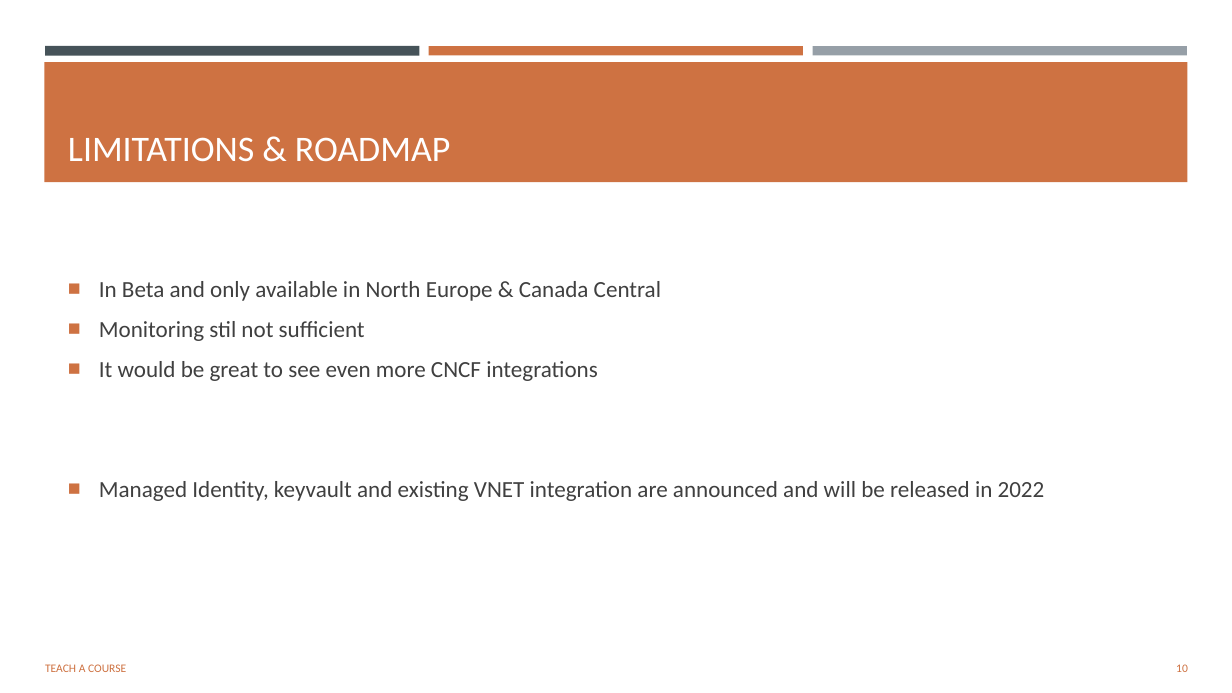
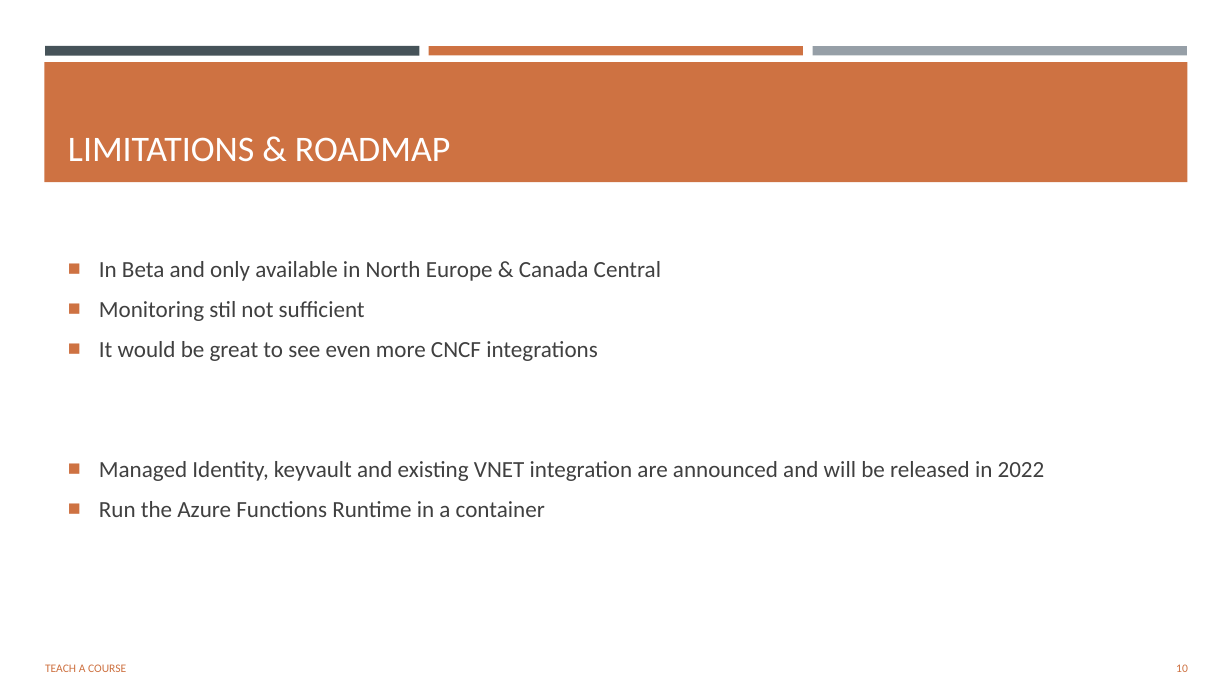
Before and after one commit to msjonathan/aca-demo, a slide deck: slide 10 of presentation/Application Container Apps.pptx. Drawn at 1232x693 pixels with LibreOffice and Linux fonts; fonts in the diff are those of the drawing. Boxes give left, top, right and bottom in pixels: in the first picture for what was removed or moved away, otherwise in the second. Text is boxed around its words. In the diff, an @@ line names an element or a change of style, - is before the commit and + after.

Commit message:
add bash loop, update presentation

```diff
--- a/presentation/Application Container Apps.pptx
+++ b/presentation/Application Container Apps.pptx
@@ text at [99, 501, 545, 517]: paragraph added @@
+■ Run the Azure Functions Runtime in a container
```
Also in this commit, not shown: 1 other file.
